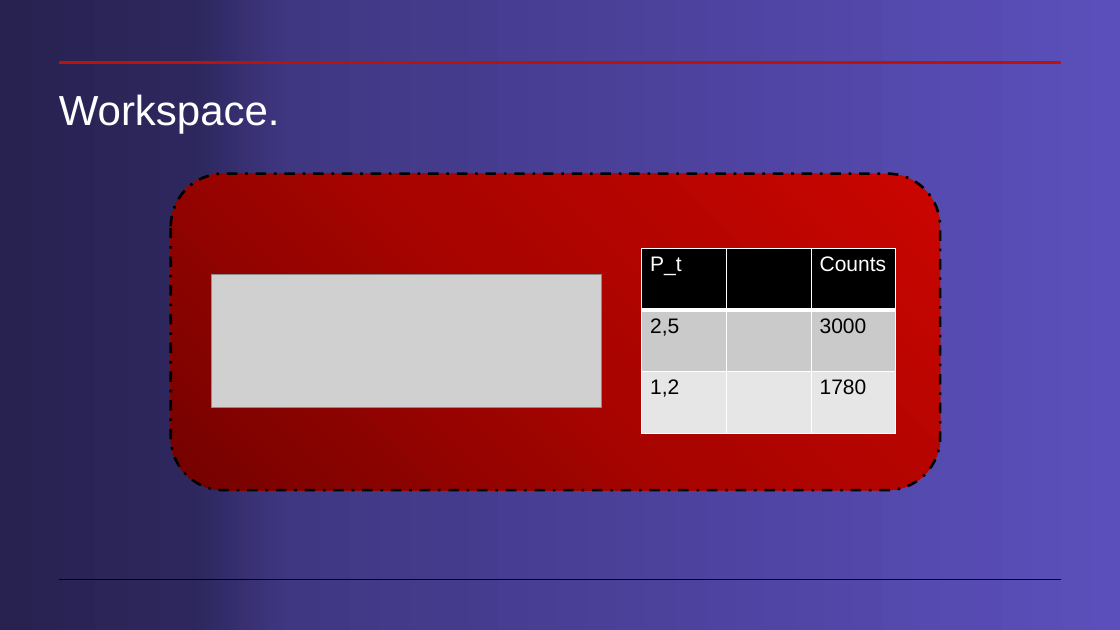
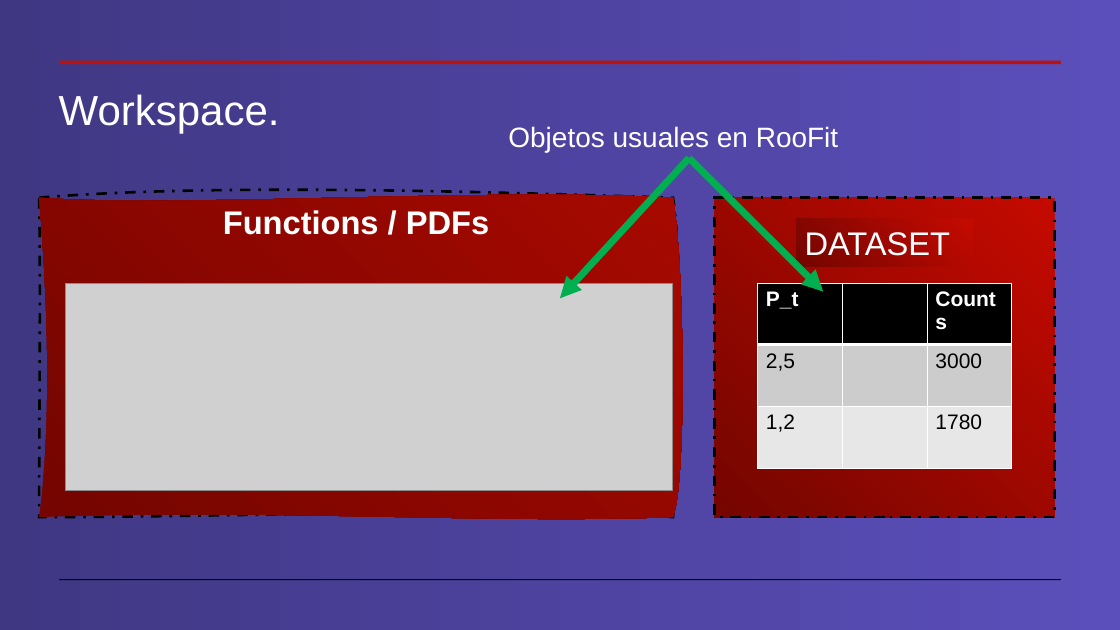
Before and after one commit to cdavidgutierrez/ProyectoFinal_CERN_ROOT, a slide deck: slide 3 of Workspaces en root.pptx. Drawn at 1120x630 pixels with LibreOffice and Linux fonts; fonts in the diff are those of the drawing; grey boxes stand for pictures. Boxes give left, top, right and bottom in pixels: in the first picture for what was removed or moved away, otherwise in the second. Text is boxed around its words. In the diff, an @@ line names an element or a change of style, - is before the commit and + after.

```diff
--- a/Workspaces en root.pptx
+++ b/Workspaces en root.pptx
@@ background gradient #5B4FBB to #403783 to #2D275D to #282251 to gradient #5B4FBB to #403783 @@
@@ text added at <box>508,126,838,152</box>, 24 pt, text #FFFFFF @@
+Objetos usuales en RooFit
@@ rounded rectangle removed at <box>171,174,940,491</box> @@
@@ freeform shape added at <box>560,158,690,298</box>, outline #00B050 6 pt @@
@@ freeform shape added at <box>689,158,823,292</box>, outline #00B050 6 pt @@
@@ freeform shape added at <box>39,197,673,517</box>, fill gradient #740500 to #A60900, outline #000000 2.25 pt dashed, 28 pt, text #FFFFFF, bold @@
+Functions / PDFs
@@ rectangle added at <box>715,197,1055,517</box>, fill gradient #C50A00 to #740500, outline #000000 2.25 pt dashed @@
@@ rectangle added at <box>797,218,973,266</box>, fill gradient #C50A00 to #740500, 28 pt, text #FFFFFF @@
+DATASET
@@ picture: place and size @@
-picture at <box>211,274,602,408</box>
+picture at <box>66,283,673,491</box>
@@ table at <box>758,283,1012,468</box> @@
@@ fill #CACACA to #CCCCCC in row 2 @@
@@ fill #E6E6E6 to #E7E7E7 in row 3 @@
@@ borders changed @@
@@ table: place and size @@
-table at <box>642,249,897,524</box>
+table at <box>758,283,1012,468</box>
```
Also in this commit, not shown: 18 other slides changed, 8 slides added, 11 slides removed.
